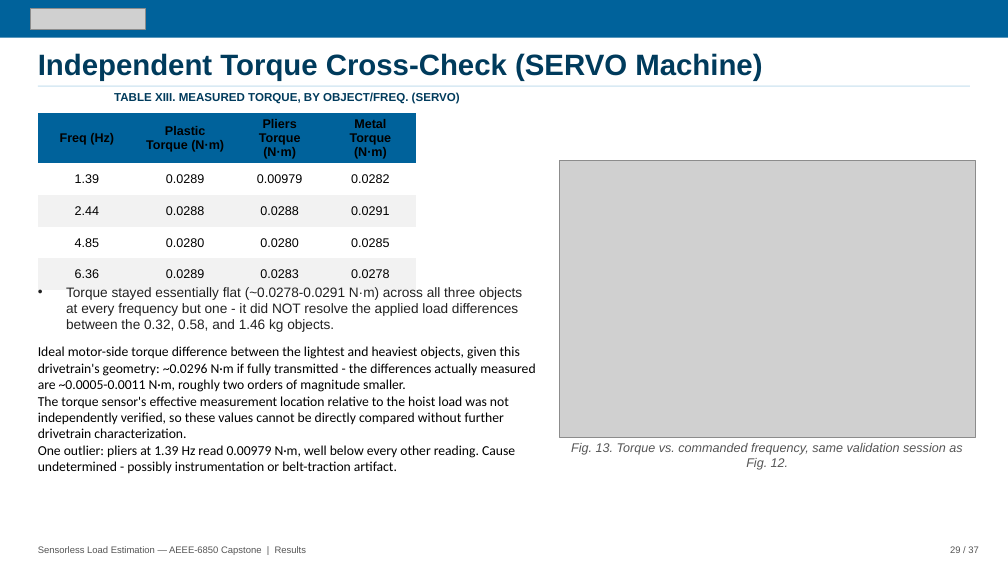
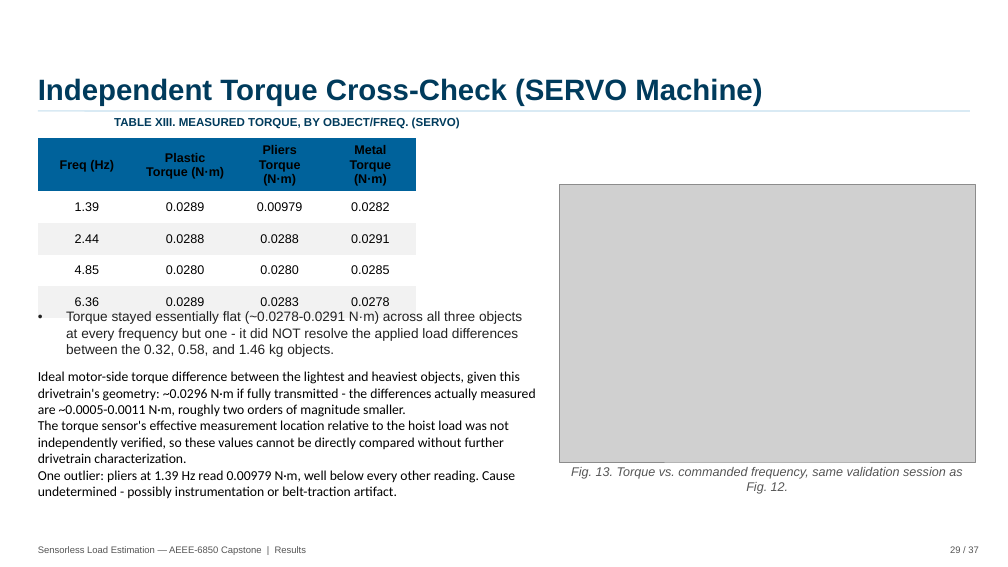
Before and after one commit to David-4529/Capstone, a slide deck: slide 29 of docs/paper/Sensorless_Load_Estimation_Deck_Rev17.pptx. Drawn at 1008x567 pixels with LibreOffice and Linux fonts; fonts in the diff are those of the drawing; grey boxes stand for pictures; background and template pictures are left out. Boxes give left, top, right and bottom in pixels: in the first picture for what was removed or moved away, otherwise in the second. Text is boxed around its words. In the diff, an @@ line names an element or a change of style, - is before the commit and + after.

```diff
--- a/docs/paper/Sensorless_Load_Estimation_Deck_Rev17.pptx
+++ b/docs/paper/Sensorless_Load_Estimation_Deck_Rev17.pptx
@@ rectangle removed at box(0, 0, 1008, 38) @@
@@ picture removed at box(30, 8, 145, 29) @@
@@ 4 texts, 1 picture, 1 table, 1 line: place and size @@
-4 texts, 1 picture, 1 table, 1 line at box(38, 53, 975, 474)
+4 texts, 1 picture, 1 table, 1 line at box(38, 78, 975, 499)
```
Also in this commit, not shown: 36 other slides changed.
